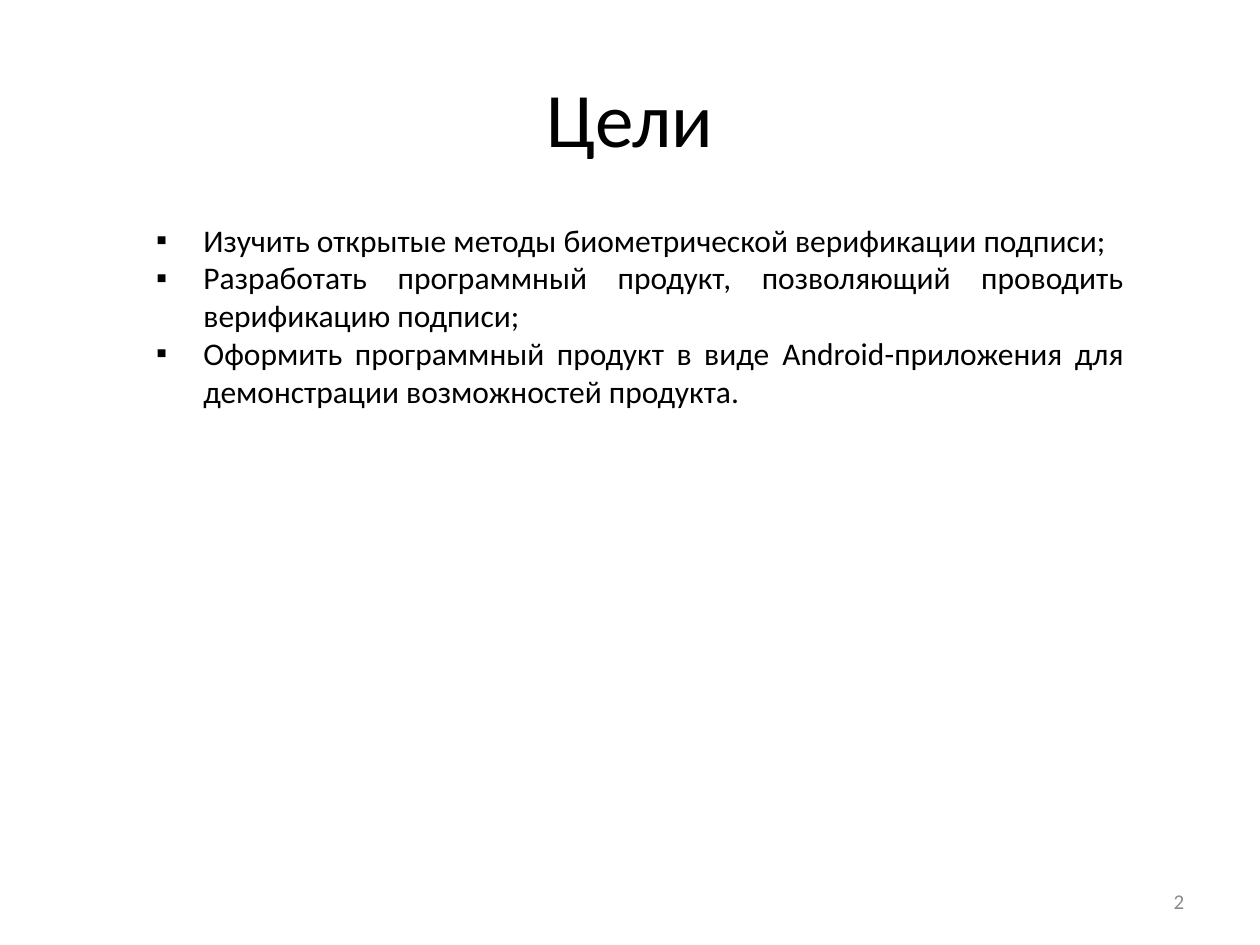
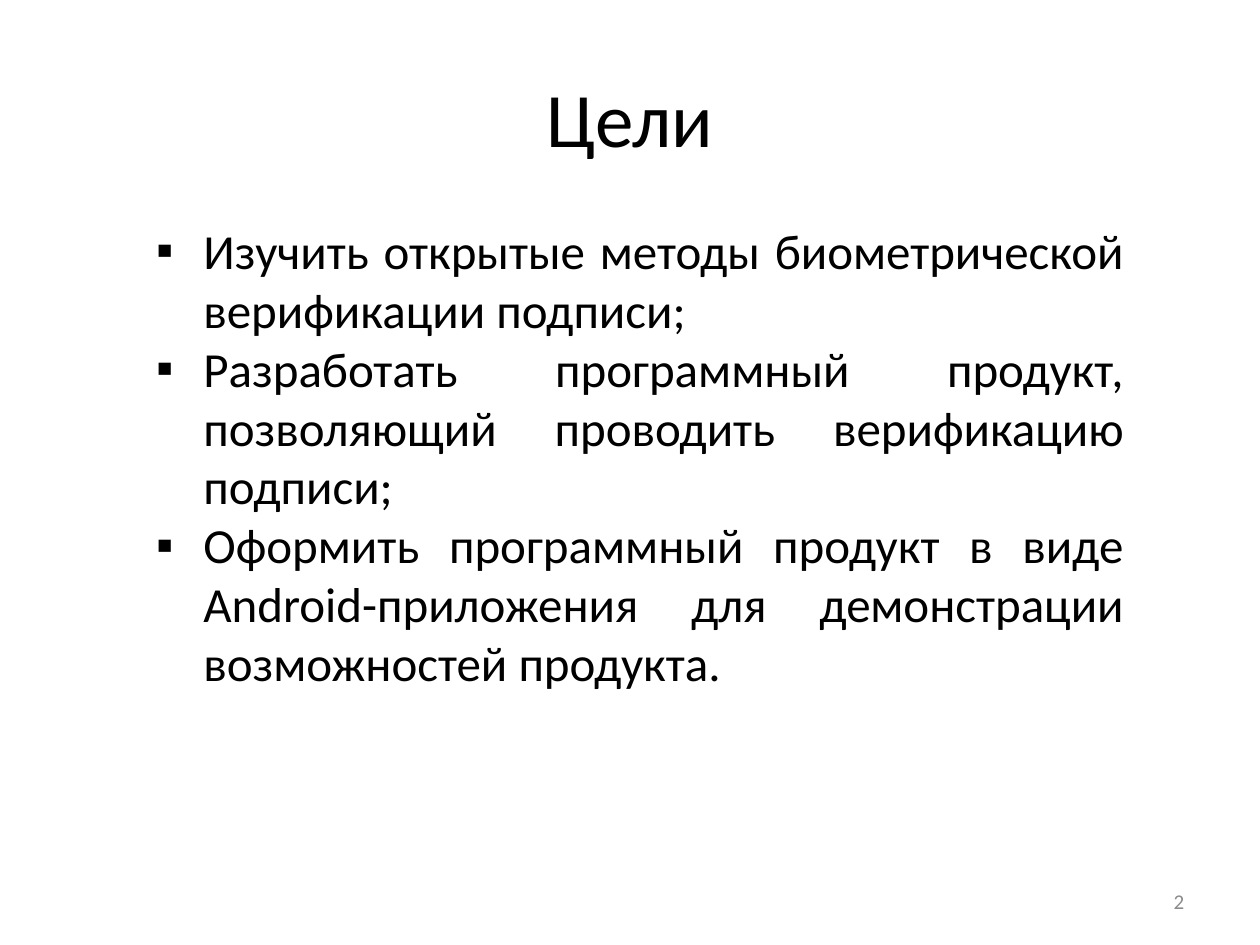
Before and after one commit to ilionsd/explanatory_note, a slide deck: slide 2 of Диплом.Презентация.pptx. Drawn at 1260x945 pixels with LibreOffice and Linux fonts; fonts in the diff are those of the drawing. Boxes give left, top, right and bottom in pixels: in the first picture for what was removed or moved away, otherwise in the second. Text is boxed around its words. In the diff, an @@ line names an element or a change of style, - is before the commit and + after.

```diff
--- a/Диплом.Презентация.pptx
+++ b/Диплом.Презентация.pptx
@@ text "Изучить открытые методы биометрической верификации ..." at [203,235,1124,689]: size 18 to 28 pt @@
```
Also in this commit, not shown: 3 other slides changed, 3 slides added, 2 slides removed, 8 other files.
